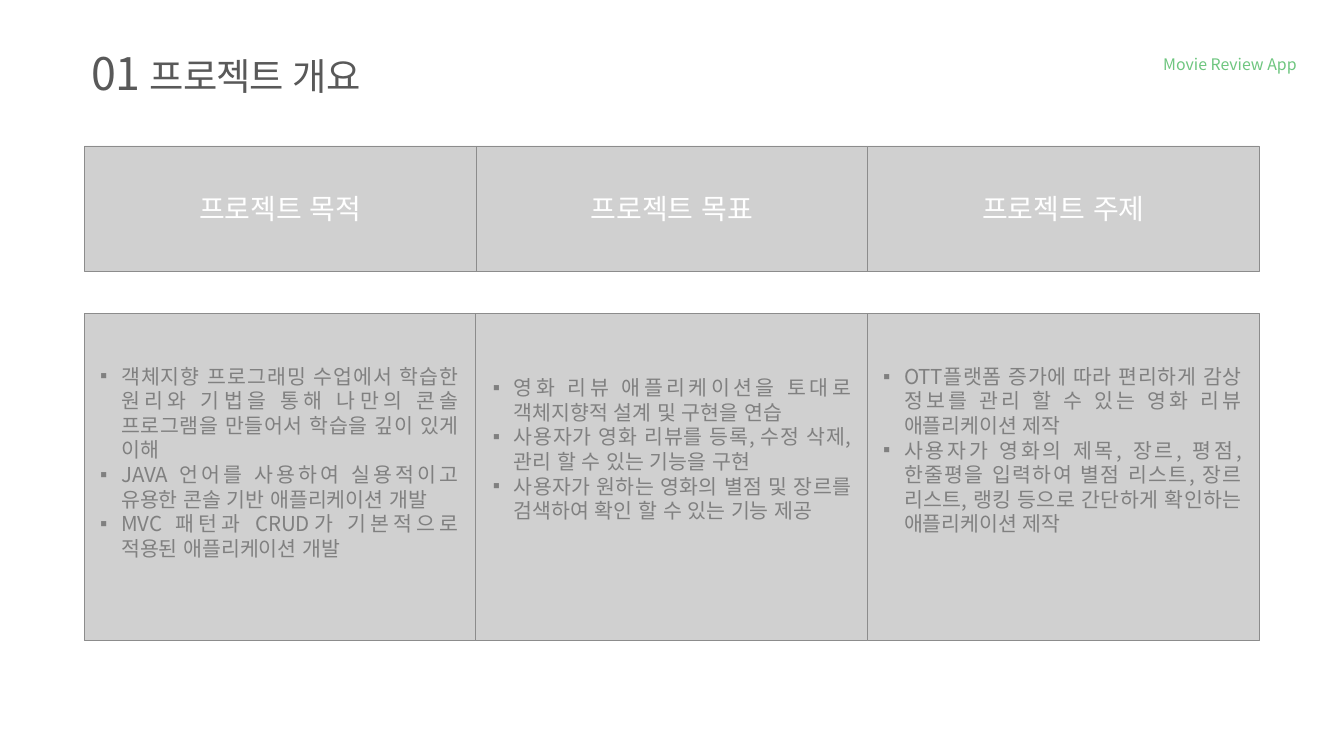
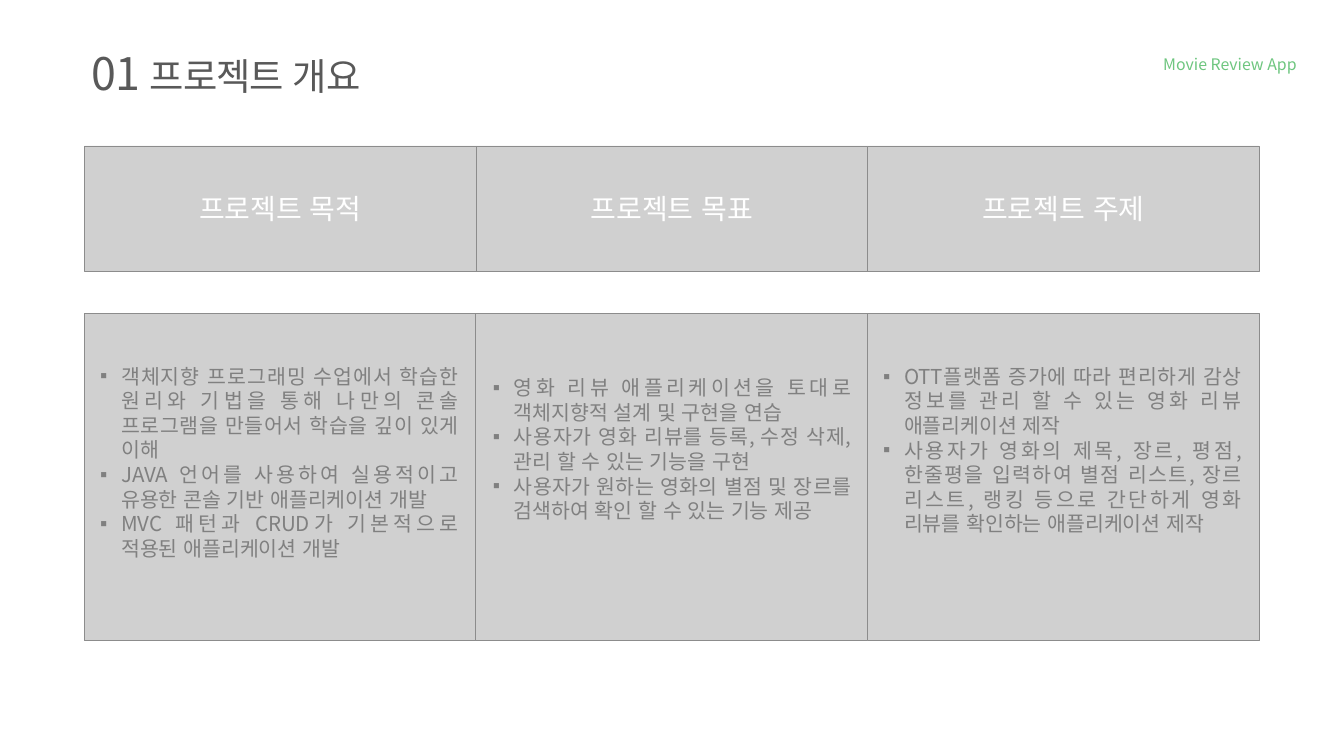
Before and after one commit to tnwjd121/MovieApp, a slide deck: slide 3 of ppt/국비(정보처리기능사)_백수정.pptx. Drawn at 1344x756 pixels with LibreOffice and Linux fonts; fonts in the diff are those of the drawing; grey boxes stand for pictures; background and template pictures are left out. Boxes give left, top, right and bottom in pixels: in the first picture for what was removed or moved away, otherwise in the second. Text is boxed around its words. In the diff, an @@ line names an element or a change of style, - is before the commit and + after.

Commit message:
ppt 작성

```diff
--- a/ppt/국비(정보처리기능사)_백수정.pptx
+++ b/ppt/국비(정보처리기능사)_백수정.pptx
@@ text at (x1=904, y1=441, x2=1242, y2=533): text changed @@
-▪ 사용자가 영화의 제목, 장르, 평점, 한줄평을 입력하여 별점 리스트, 장르 리스트, 랭킹 등으로 간단하게 확인하는 애플리케이션 제작
+▪ 사용자가 영화의 제목, 장르, 평점, 한줄평을 입력하여 별점 리스트, 장르 리스트, 랭킹 등으로 간단하게 영화 리뷰를 확인하는 애플리케이션 제작
```
